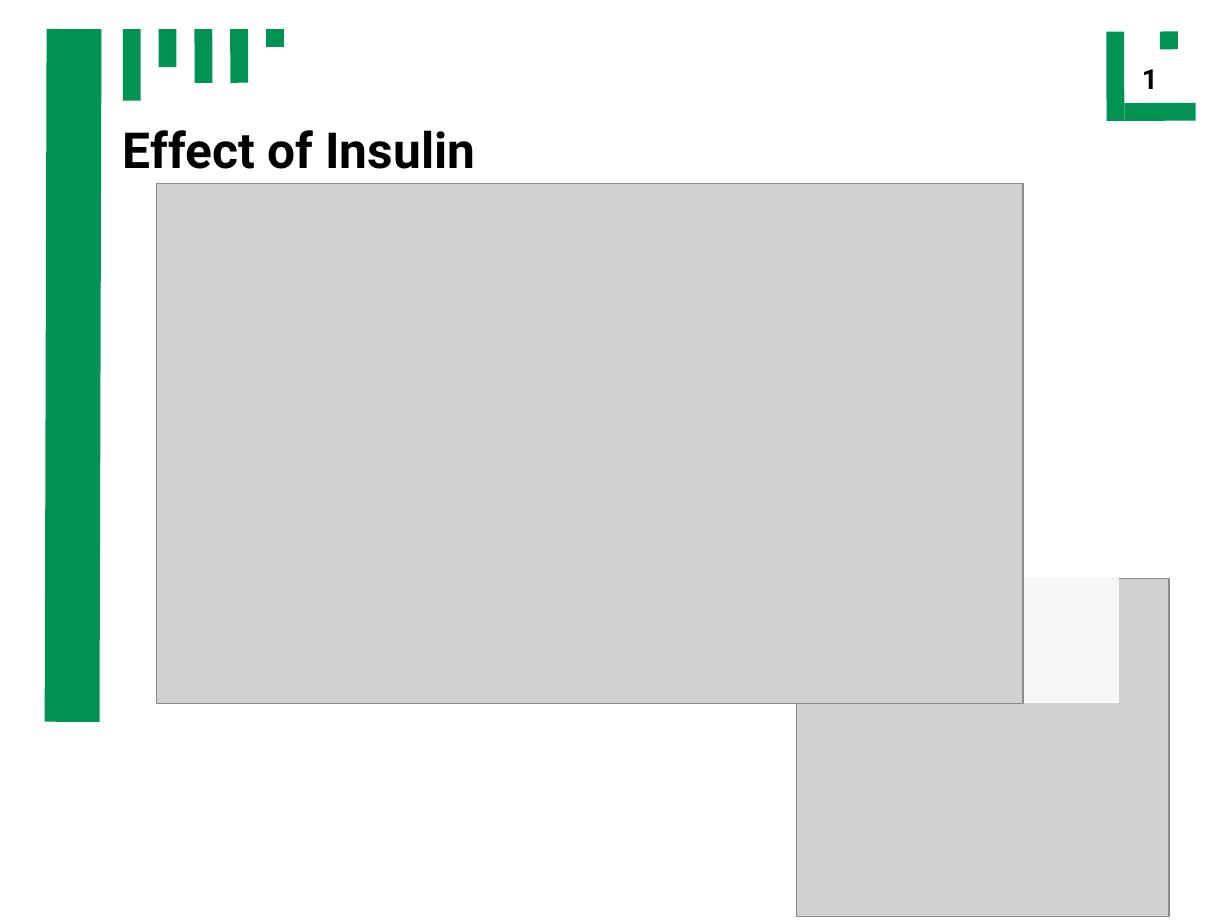
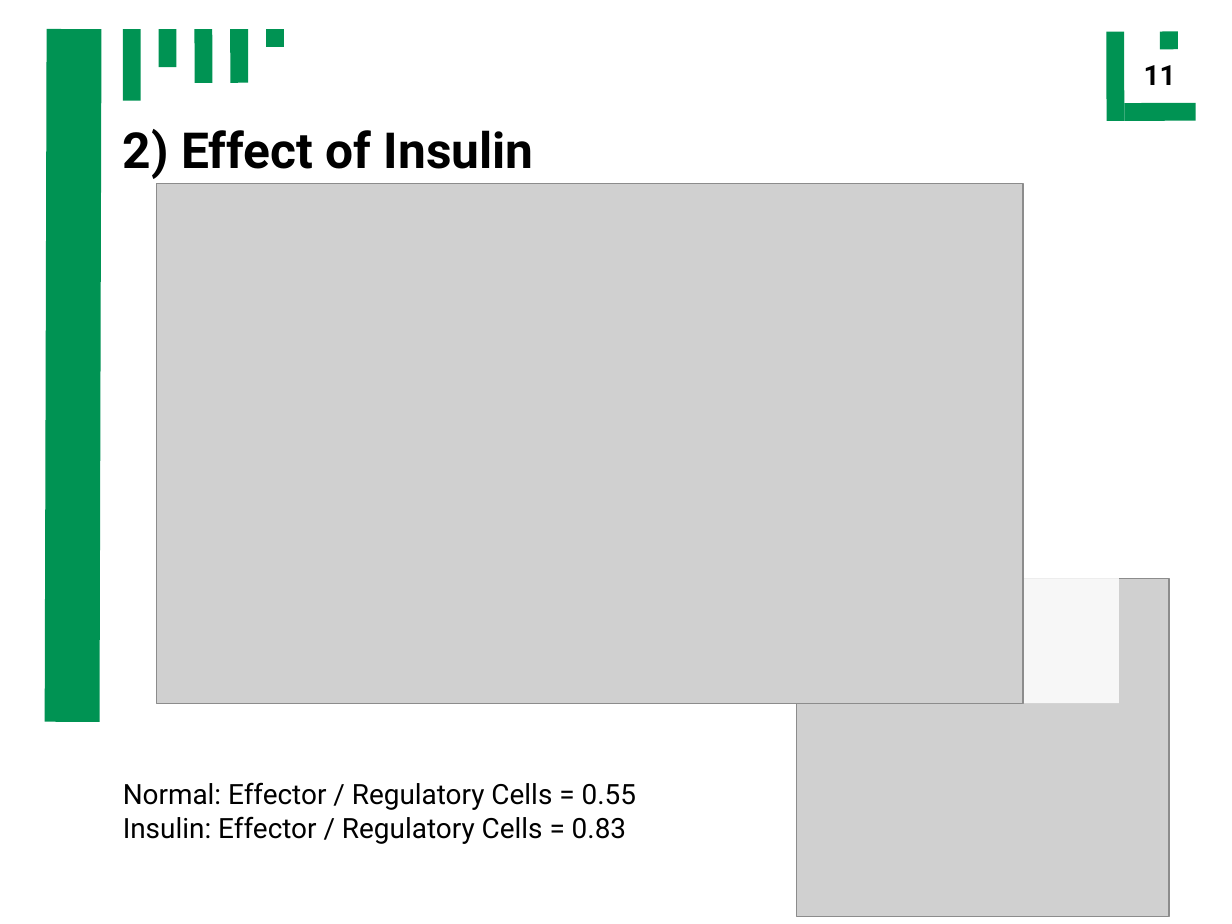
Before and after one commit to ch4perone/HaveFunWithSysBio, a slide deck: slide 11 of presentation.odp (slide 13 before the commit). Drawn at 1232x924 pixels with LibreOffice and Linux fonts; fonts in the diff are those of the drawing; grey boxes stand for pictures. Boxes give left, top, right and bottom in pixels: in the first picture for what was removed or moved away, otherwise in the second. Text is boxed around its words. In the diff, an @@ line names an element or a change of style, - is before the commit and + after.

```diff
--- a/presentation.odp
+++ b/presentation.odp
@@ text removed at (1142,69,1158,89) @@
-1
@@ page number added at (1144,65,1176,85), 18 pt, text #000000, bold @@
+11
@@ title at (123,129,534,179): text changed @@
-Effect of Insulin
+2) Effect of Insulin
@@ text added at (123,782,636,844), 18 pt, text #000000 @@
+Normal: Effector / Regulatory Cells = 0.55
+Insulin: Effector / Regulatory Cells = 0.83
```
Also in this commit, not shown: 23 other slides changed, 9 slides added, 3 slides removed, 6 other files.
